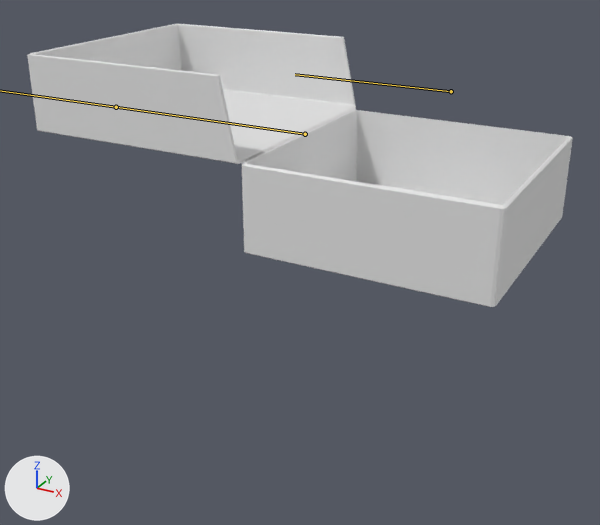
A saved change to the FBX model Assets/Assets/Final Deliverable/box.fbx.
Before and after are seen from a camera (50 mm lens) standing at (0.327, -0.861, 0.362) and looking at (-0.142, -0.008, -0.064). Arrows for +X, +Y and +Z are at lower left; the lights stay in place. The bones that bend it are drawn over the model as lines.
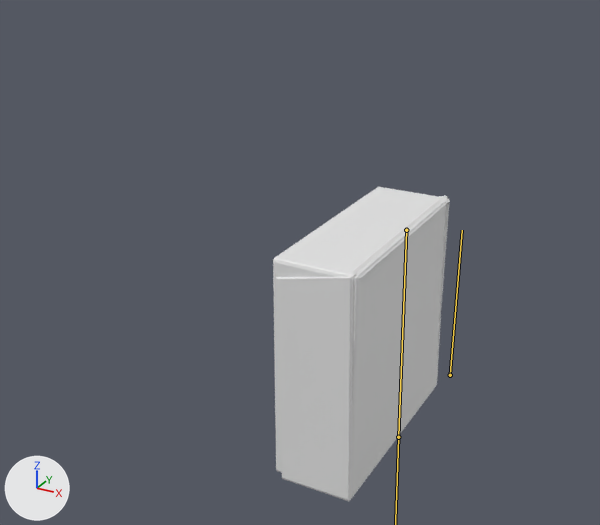
The newer file adds an action. The first version stands in its rest pose; the second is drawn at frame 1 of the action 'Closed_Idle'.

Diff of the bpy script that builds the scene:
```diff
--- a/Assets/Assets/Final Deliverable/box.fbx.py
+++ b/Assets/Assets/Final Deliverable/box.fbx.py
@@ bone_rig_object @@
 bone_rig_object = bpy.data.objects['Armature']  # the whole rig 'Armature'
-bone_rig_object.location = (-0.14, 0.0, 0.102)
-bone_rig_object.rotation_euler = (0.0, -1.571, 0.0)  # degrees (0, -90, 0)
+bone_rig_object.location = (0.0, 0.0, 0.0)
+bone_rig_object.rotation_euler = (0.0, 0.0, 0.0)  # degrees (0, 0, 0)
@@ bone_bone_001 @@
 bone_bone_001 = bpy.data.objects['Armature'].pose.bones['Bone.001']
-bone_bone_001.location = (0.0, 0.0, 0.0)
+bone_bone_001.location = (0.0, 0.011, -0.019)
@@ bone_bone @@
 bone_bone = bpy.data.objects['Armature'].pose.bones['Bone']  # child of 'Bone.001'
-bone_bone.location = (0.0, 0.0, 0.0)
-bone_bone.rotation_quaternion = (1.0, 0.0, 0.0, 0.0)  # degrees (0, 0, 0)
+bone_bone.location = (0.008, 0.0, 0.0)
+bone_bone.rotation_quaternion = (-0.009, -0.001, 0.0, 1.0)  # degrees (0, 0, -179)
```

Changed parts and their boxes (x1, y1, x2, y2) in the pictures (600 x 525 px):
'Cube', posed (67% narrower, 11% taller): before (27, 24, 573, 307); after (273, 187, 450, 501)
bone 'Bone.001', root to tip: before (451, 91) to (295, 74); after (450, 375) to (462, 230)
bone 'Bone', root to tip: before (305, 134) to (116, 107); after (406, 230) to (398, 437)
